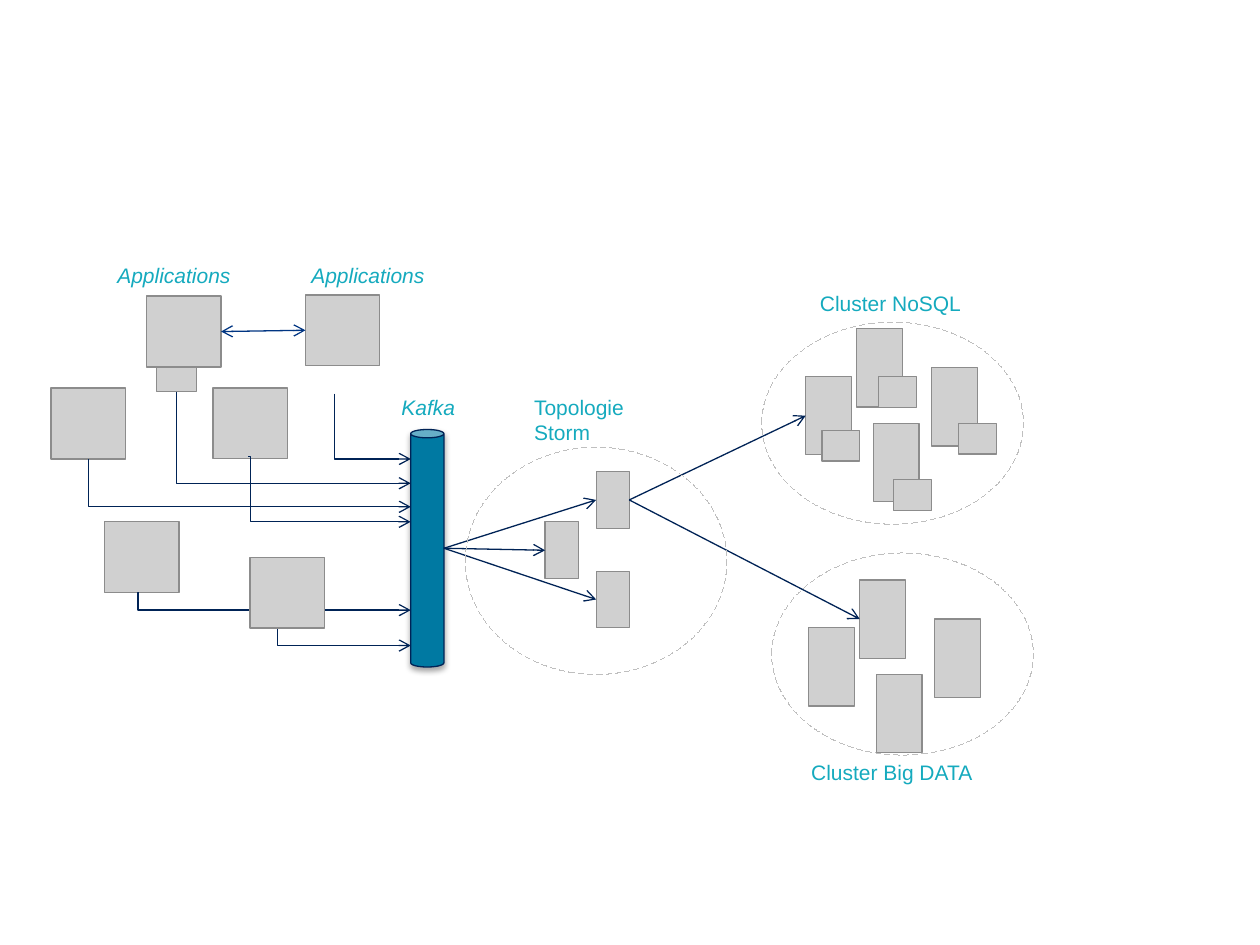
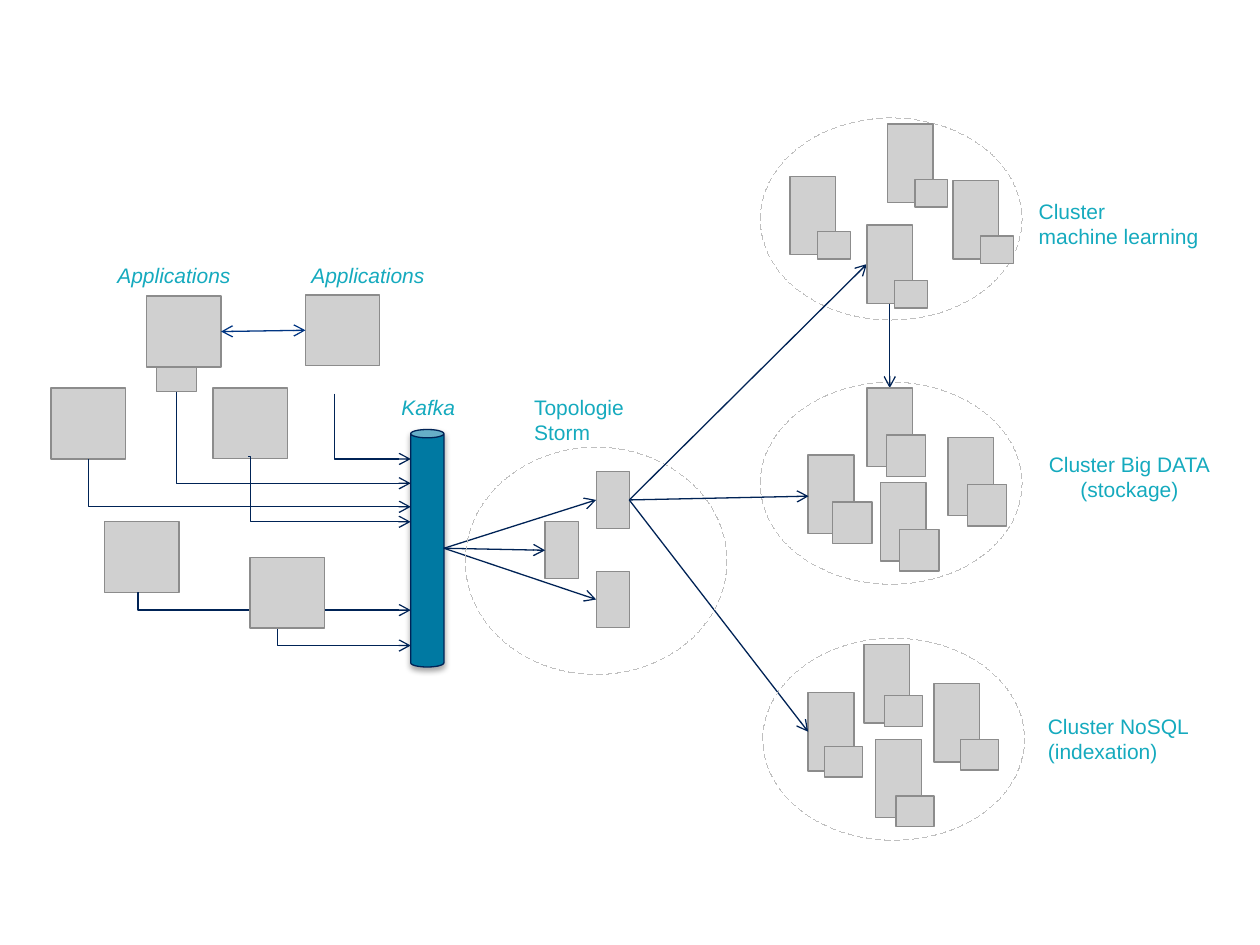
Before and after one commit to archiloque/blog, a slide deck: slide 4 of monitoring_echanges/illus.pptx. Drawn at 1260x945 pixels with LibreOffice and Linux fonts; fonts in the diff are those of the drawing; grey boxes stand for pictures; background and template pictures are left out. Boxes give left, top, right and bottom in pixels: in the first picture for what was removed or moved away, otherwise in the second. Text is boxed around its words. In the diff, an @@ line names an element or a change of style, - is before the commit and + after.

```diff
--- a/monitoring_echanges/illus.pptx
+++ b/monitoring_echanges/illus.pptx
@@ ellipse added at (760,118,1022,320), outline #BFBFBF 0.75 pt dashed @@
@@ picture added at (887,123,932,202) @@
@@ picture added at (790,176,835,255) @@
@@ picture added at (915,179,948,207) @@
@@ picture added at (953,181,998,260) @@
@@ text added at (1039,203,1199,248), 12 pt, text #15AABE @@
+Cluster
+machine learning
@@ picture added at (818,232,850,260) @@
@@ picture added at (867,226,912,304) @@
@@ picture added at (980,236,1013,263) @@
@@ arrow added from (629, 500) to (867, 265), #002356 0.75 pt @@
@@ picture added at (895,280,927,307) @@
@@ arrow added from (890, 304) to (890, 388), #002356 0.75 pt @@
@@ ellipse: place and size @@
-ellipse at (771,553,1033,755)
+ellipse at (760,382,1022,583)
@@ picture: place and size @@
-picture at (877,674,922,752)
+picture at (867,388,912,466)
@@ picture added at (886,435,925,476) @@
@@ picture: place and size @@
-picture at (935,619,980,697)
+picture at (948,437,993,515)
@@ text "Cluster Big DATA": place and size @@
-text "Cluster Big DATA" at (811,764,972,784)
+text "Cluster Big DATA" at (1049,456,1210,502)
@@ picture: place and size @@
-picture at (809,627,854,706)
+picture at (808,455,853,533)
@@ text at (1049,456,1210,477): alignment left to centre @@
@@ arrow moved from (629, 500) - (859, 619) to (629, 500) - (809, 496) @@
@@ arrow moved from (629, 500) - (805, 416) to (629, 500) - (808, 732) @@
@@ picture added at (833,501,872,543) @@
@@ picture: place and size @@
-picture at (859,580,905,658)
+picture at (881,483,926,561)
@@ picture added at (968,484,1007,525) @@
@@ text at (1080,481,1178,502): paragraph added @@
+(stockage)
@@ picture added at (900,529,939,571) @@
@@ 2 pictures, 1 ellipse: place and size @@
-2 pictures, 1 ellipse at (762,323,1024,524)
+2 pictures, 1 ellipse at (762,638,1024,839)
@@ picture: place and size @@
-picture at (878,377,916,408)
+picture at (885,696,922,727)
@@ text "Cluster NoSQL": place and size @@
-text "Cluster NoSQL" at (820,295,961,315)
+text "Cluster NoSQL" at (1048,718,1189,764)
@@ text at (1048,743,1157,764): paragraph added @@
+(indexation)
@@ 5 pictures: place and size @@
-5 pictures at (805,329,976,512)
+5 pictures at (808,645,979,828)
```
Also in this commit, not shown: 2 other slides changed, 3 other files.
